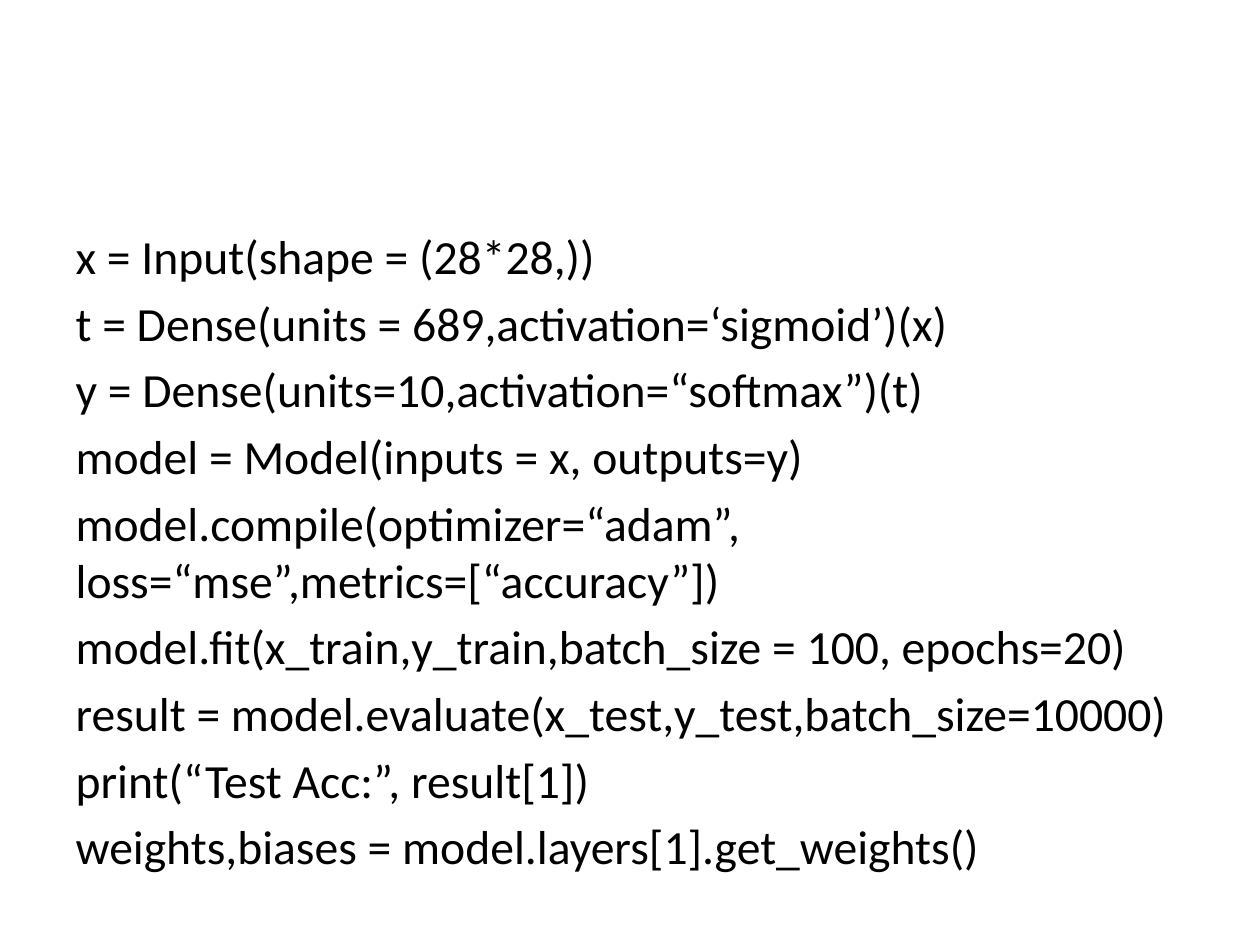
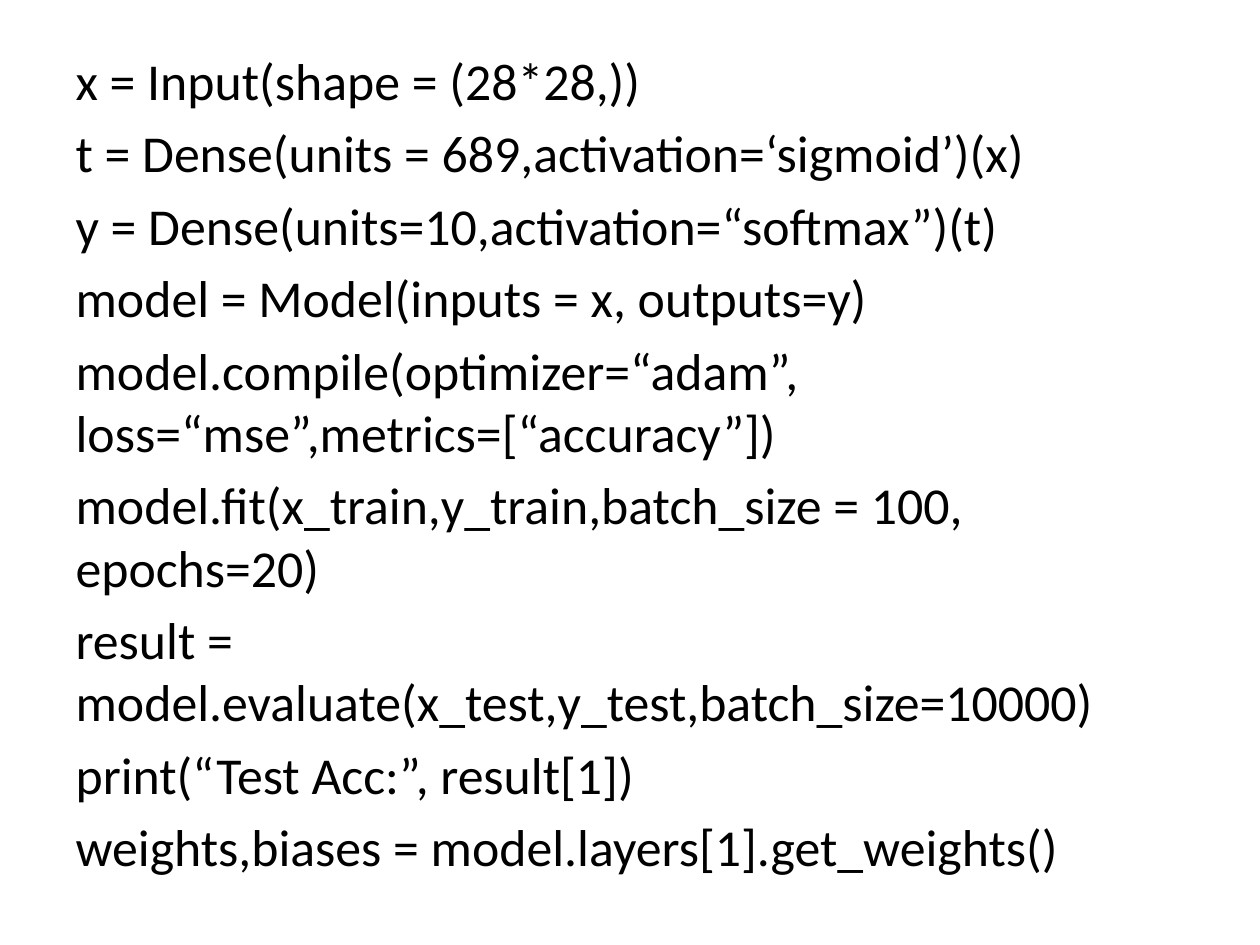
Before and after one commit to skyap/Intro-AI-Robotics, a slide deck: slide 9 of slides/31.deep_learning.pptx. Drawn at 1260x945 pixels with LibreOffice and Linux fonts; fonts in the diff are those of the drawing. Boxes give left, top, right and bottom in pixels: in the first picture for what was removed or moved away, otherwise in the second. Text is boxed around its words. In the diff, an @@ line names an element or a change of style, - is before the commit and + after.

Commit message:
update slides

```diff
--- a/slides/31.deep_learning.pptx
+++ b/slides/31.deep_learning.pptx
@@ text "x = Input(shape = (28*28,))" moved from (x1=76, y1=239, x2=1166, y2=873) to (x1=76, y1=62, x2=1093, y2=875) @@
@@ text "x = Input(shape = (28*28,))" at (x1=76, y1=62, x2=1093, y2=875): size 27.2 to 29.6 pt @@
```
Also in this commit, not shown: 3 slides removed, 8 other files.
